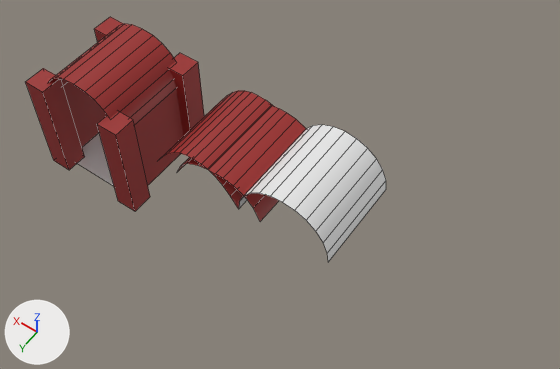
Renders of the Blender file Modular_Dungeon.blend from each side of a commit.
The view is the same before and after, from a 50 mm lens placed at (-19.2, 15.0, 27.4), pointed at (-8.2, -0.4, 3.1). The axes (+X, +Y, +Z) are drawn at lower left. The lights are the same throughout. Mesh edges are drawn as thin lines.

Objects in the first picture: 'Floor', 'Pillar', 'Roof_Curved1', 'Roof_Curved2', 'Roof_Curved3', 'Roof_Curved4', 'Wall'.
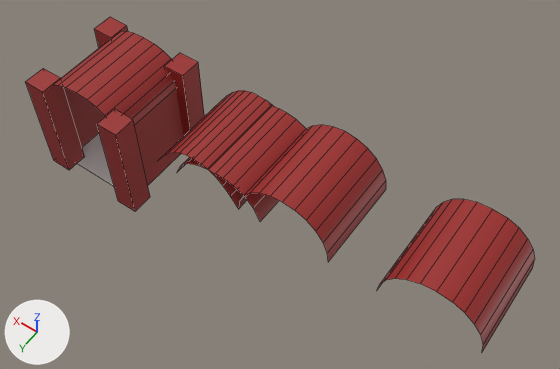
Commit message: 8 Fixing Issues Now Not Later

ob_curved_roof_control is not drawn itself; it is used by a modifier of ob_roof_curved4.
ob_curved_roof_control_001 is not drawn itself; it is used by a modifier of ob_roof_curved4_001.

Location of each change, [x1, y1, x2, y2] in pixels of the pictures (560 x 369 px):
'Roof_Curved4.001', added (red): after [377, 199, 535, 352]
'Roof_Curved3', recoloured (white to red): [239, 125, 386, 262] in both
'Roof_Curved4', moved, rescaled (7% shorter): before [49, 24, 176, 124]; after [53, 31, 176, 124]

Patch to the scene script:
```diff
--- a/Modular_Dungeon.blend.py
+++ b/Modular_Dungeon.blend.py
@@ me_texturescom_pavement_cobblestoneold_1k_albedo_003 @@
 me_texturescom_pavement_cobblestoneold_1k_albedo_003.from_pydata(...)  # 14 vertices, 6 faces; spans x -2.0, y -2.0..2.0, z 4.0..7.0
 # used by ob_roof_curved4; location = (0.0, 0.0, 0.0)
+# me_texturescom_pavement_cobblestoneold_1k_albedo_003 part 1: the whole mesh is moved by (0.0, 0.0, 1.33)
 me_texturescom_pavement_cobblestoneold_1k_albedo_003.materials.append(mat_material)
@@ me_cylinder @@
 me_cylinder.from_pydata(...)  # 26 vertices, 12 faces; spans x -2.0..2.0, y 4.0..6.0, z -2.0..2.0
+me_cylinder.materials.append(mat_material)  # red #9c2826
@@ ob_curved_roof_control @@
 ob_curved_roof_control.parent = ob_roof_curved4
+ob_curved_roof_control.matrix_parent_inverse = Matrix(((1.0, 0.0, 0.0, 0.0), (0.0, 1.0, 0.0, 0.0), (0.0, 0.0, 1.333, 0.0), (0.0, 0.0, 0.0, 1.0)))
 ob_curved_roof_control.location = (-2.0, 0.0, 4.0)
+ob_curved_roof_control.scale = (1.0, 1.0, 0.75)
@@ ob_roof_curved4 @@
 ob_roof_curved4.location = (0.0, 0.0, 0.0)
+ob_roof_curved4.scale = (1.0, 1.0, 0.75)
 _m = ob_roof_curved4.modifiers.new('SimpleDeform', 'SIMPLE_DEFORM')
@@ ob_roof_curved4_001 @@
+ob_roof_curved4_001 = bpy.data.objects.new('Roof_Curved4.001', me_texturescom_pavement_cobblestoneold_1k_albedo_003.copy())  # the mesh of ob_roof_curved4
+ob_roof_curved4_001.location = (-16.0, 0.0, 0.0)
+_m = ob_roof_curved4_001.modifiers.new('SimpleDeform', 'SIMPLE_DEFORM')
+_m.deform_method = 'BEND'
+_m.deform_axis = 'Y'
+_m.origin = ob_curved_roof_control_001
+_m.factor = 1.571
+_m.angle = 1.571
+_m = ob_roof_curved4_001.modifiers.new('Mirror', 'MIRROR')
+_m.merge_threshold = 0.212
@@ ob_curved_roof_control_001 @@
+ob_curved_roof_control_001 = bpy.data.objects.new('Curved_Roof_Control.001', None)
+ob_curved_roof_control_001.parent = ob_roof_curved4_001
+ob_curved_roof_control_001.location = (-2.0, 0.0, 4.0)
```
